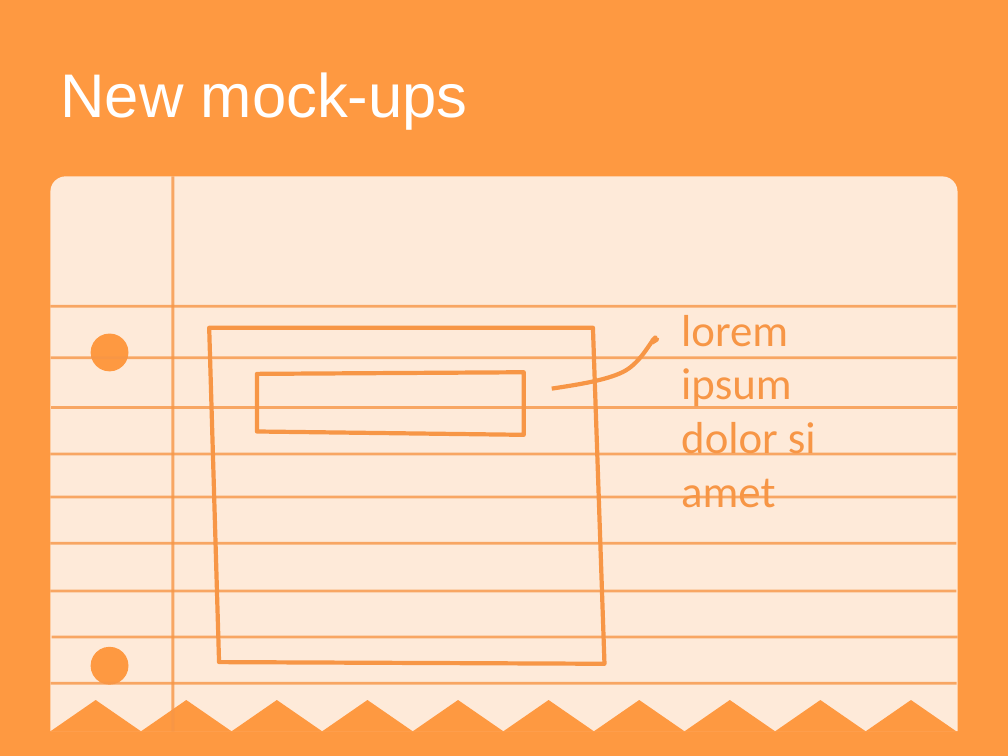
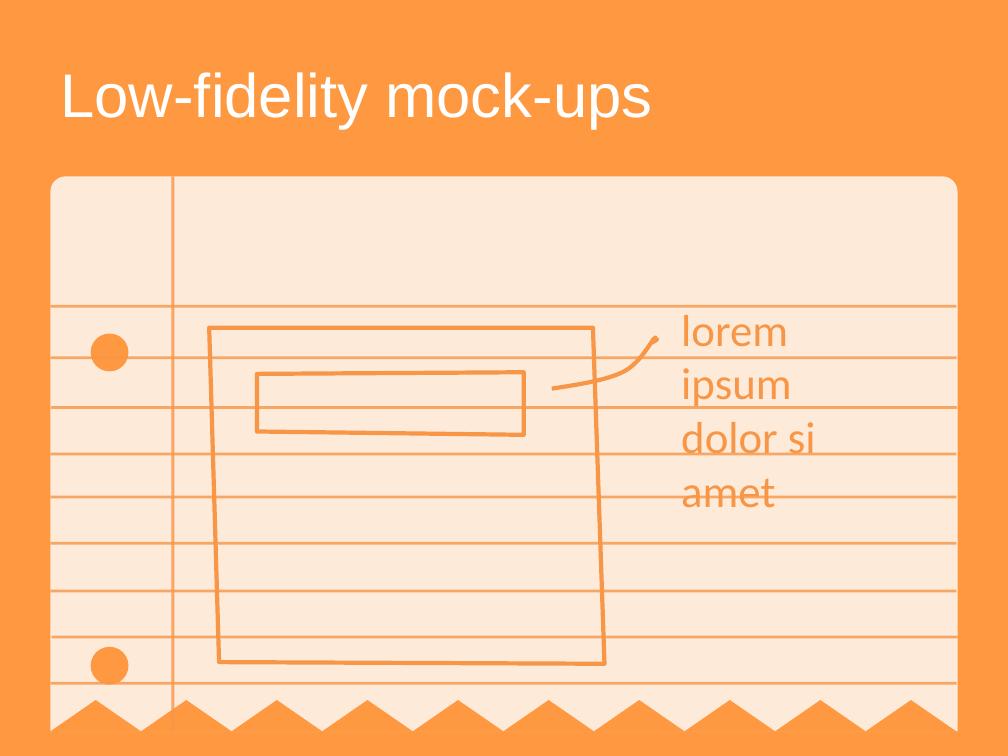
Before and after one commit to ailurus-server/ailurus-device, a slide deck: slide 10 of documents/final_demo.pptx. Drawn at 1008x756 pixels with LibreOffice and Linux fonts; fonts in the diff are those of the drawing. Boxes give left, top, right and bottom in pixels: in the first picture for what was removed or moved away, otherwise in the second. Text is boxed around its words. In the diff, an @@ line names an element or a change of style, - is before the commit and + after.

```diff
--- a/documents/final_demo.pptx
+++ b/documents/final_demo.pptx
@@ title at bbox=[60, 72, 652, 129]: text changed @@
-New mock-ups
+Low-fidelity mock-ups
```
Also in this commit, not shown: 4 other slides changed, 2 slides added.
